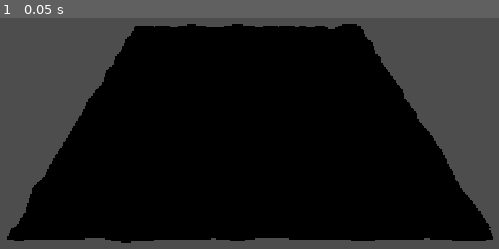
Above: before the commit, frame 1.
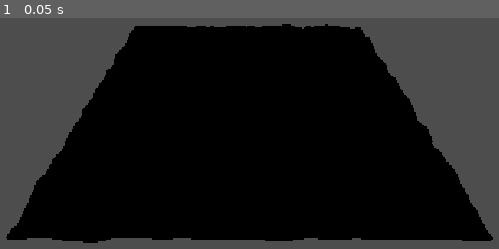
Above: after the commit, the same moment.

Repository: Lulu-caxz/Codigo-Azul
Game: Godot game, scene res://scenes/cidade/main.tscn
Two runs of this game, one before a commit and one after it. Both use one fixed random seed, a clock stepped at 60 frames per second and the inputs below. The project has no main scene, so this scene is started directly.
Inputs:
- Up to frame 1 (0.05 s): no input

The runs differ from the first frame. In frame 1, 1.2% of the frame differs, in the area x 1-99%, y 2-98%.

Commit message:
correção seed

Diff:
--- a/scripts/geracaoMapa.gd
+++ b/scripts/geracaoMapa.gd
@@ -6,7 +6,13 @@
 
 	var noise := FastNoiseLite.new()
 	noise.noise_type = FastNoiseLite.TYPE_PERLIN
-	noise.seed = Global.seed
+	if Global.seed:
+		noise.seed = Global.seed
+	else:
+		noise.seed = randi()
+		Global.seed = noise.seed
+
+	print(noise.seed , Global.seed)
 	noise.frequency = 0.1
 	noise.fractal_type = FastNoiseLite.FRACTAL_FBM
 	noise.fractal_octaves = 4
--- a/scripts/global.gd
+++ b/scripts/global.gd
@@ -6,6 +6,6 @@
 var tamanho_cubo: float = 0.5
 var altura_maxima: float = 5
 
-var seed: int = randi()
+var seed: int = 10
 
 var mapa: Array = []
